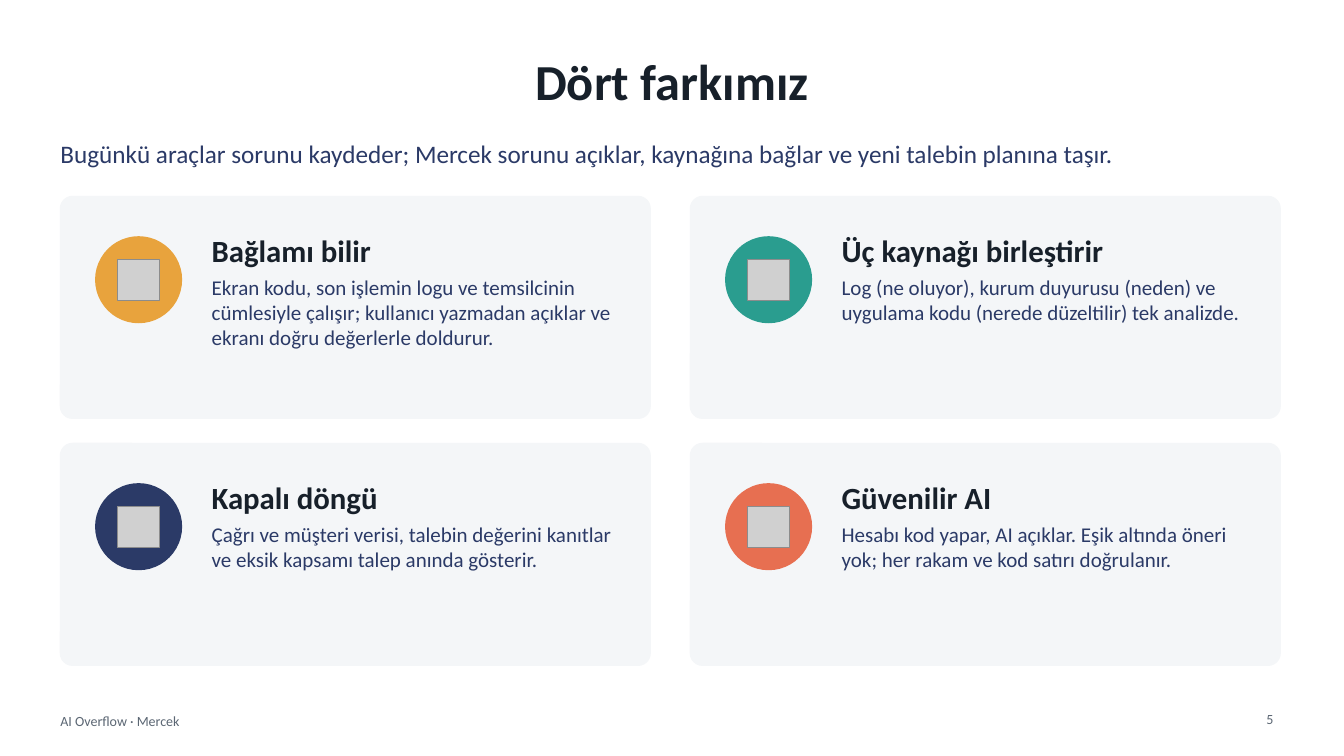
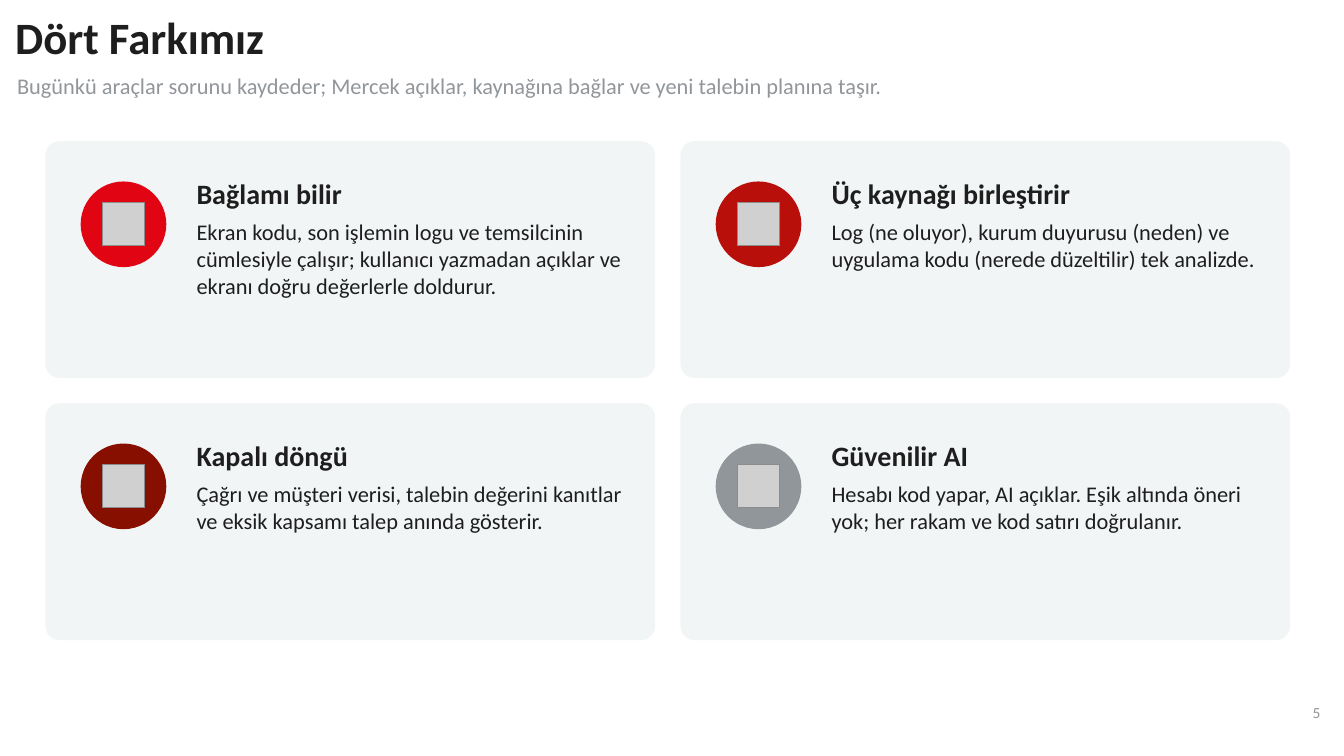
Before and after one commit to SeyhanAmasyalii/ZTHackathonStudy, a slide deck: slide 5 of presentation/Mercek_AI_Overflow_Sunum.pptx. Drawn at 1344x756 pixels with LibreOffice and Linux fonts; fonts in the diff are those of the drawing; grey boxes stand for pictures; background and template pictures are left out. Boxes give left, top, right and bottom in pixels: in the first picture for what was removed or moved away, otherwise in the second. Text is boxed around its words. In the diff, an @@ line names an element or a change of style, - is before the commit and + after.

```diff
--- a/presentation/Mercek_AI_Overflow_Sunum.pptx
+++ b/presentation/Mercek_AI_Overflow_Sunum.pptx
@@ text "Dört Farkımız" at box(15, 22, 264, 55): vertical alignment middle to top @@
@@ text at box(15, 22, 264, 55): text changed; size 36 to 32 pt; text colour #17202A to #1E1E1E @@
-Dört farkımız
+Dört Farkımız
@@ text at box(17, 78, 881, 98): text changed; size 18 to 16 pt; text colour #2B3A67 to #91969B @@
-Bugünkü araçlar sorunu kaydeder; Mercek sorunu açıklar, kaynağına bağlar ve yeni talebin planına taşır.
+Bugünkü araçlar sorunu kaydeder; Mercek açıklar, kaynağına bağlar ve yeni talebin planına taşır.
@@ text "Bugünkü araçlar sorunu kaydeder; Mercek ..." at box(17, 78, 881, 98): vertical alignment middle to top @@
@@ fill #F4F6F8 to #F2F5F6; outline #F4F6F8 1 pt to none; proportions changed in 4 elements at box(681, 403, 1291, 640), box(45, 403, 655, 640), box(681, 141, 1291, 378), box(45, 141, 655, 378) @@
@@ rounded rectangle: place and size @@
-rounded rectangle at box(60, 197, 650, 418)
+rounded rectangle at box(45, 141, 655, 378)
@@ rounded rectangle: place and size @@
-rounded rectangle at box(691, 197, 1280, 418)
+rounded rectangle at box(681, 141, 1291, 378)
@@ text "Bağlamı bilir": place and size @@
-text "Bağlamı bilir" at box(212, 240, 611, 349)
+text "Bağlamı bilir" at box(197, 184, 621, 298)
@@ text "Bağlamı bilir" at box(197, 184, 621, 298): size 22 to 20 pt, text colour #17202A to #1E1E1E in "Bağlamı bilir"; size 15 to 16 pt, text colour #2B3A67 to #1E1E1E; more space between paragraphs @@
@@ text "Üç kaynağı birleştirir": place and size @@
-text "Üç kaynağı birleştirir" at box(842, 237, 1239, 324)
+text "Üç kaynağı birleştirir" at box(832, 181, 1254, 271)
@@ text "Üç kaynağı birleştirir" at box(832, 181, 1254, 271): size 22 to 20 pt, text colour #17202A to #1E1E1E in "Üç kaynağı birleştirir"; size 15 to 16 pt, text colour #2B3A67 to #1E1E1E in "Log (ne oluyor), kurum duyurusu (neden) ve ..."; more space between paragraphs @@
@@ ellipse: place and size @@
-ellipse at box(96, 237, 181, 323)
+ellipse at box(81, 181, 166, 267)
@@ ellipse at box(81, 181, 166, 267): fill #E8A33D to #E10514; outline #E8A33D 1 pt to none @@
@@ picture: place and size @@
-picture at box(118, 259, 159, 300)
+picture at box(102, 203, 144, 245)
@@ ellipse: place and size @@
-ellipse at box(726, 237, 812, 323)
+ellipse at box(716, 181, 802, 267)
@@ ellipse at box(716, 181, 802, 267): fill #2A9D8F to #B90F0A; outline #2A9D8F 1 pt to none @@
@@ picture: place and size @@
-picture at box(748, 259, 789, 300)
+picture at box(737, 203, 779, 245)
@@ rounded rectangle: place and size @@
-rounded rectangle at box(60, 444, 650, 665)
+rounded rectangle at box(45, 403, 655, 640)
@@ rounded rectangle: place and size @@
-rounded rectangle at box(691, 444, 1280, 665)
+rounded rectangle at box(681, 403, 1291, 640)
@@ ellipse: place and size @@
-ellipse at box(96, 484, 181, 570)
+ellipse at box(81, 444, 166, 529)
@@ ellipse at box(81, 444, 166, 529): fill #2B3A67 to #870F00; outline #2B3A67 1 pt to none @@
@@ text "Kapalı döngü": place and size @@
-text "Kapalı döngü" at box(212, 487, 611, 571)
+text "Kapalı döngü" at box(197, 446, 621, 533)
@@ text "Kapalı döngü" at box(197, 446, 621, 533): size 22 to 20 pt, text colour #17202A to #1E1E1E in "Kapalı döngü"; size 15 to 16 pt, text colour #2B3A67 to #1E1E1E in "Çağrı ve müşteri verisi, talebin değerini kanıtlar ..."; more space between paragraphs @@
@@ ellipse: place and size @@
-ellipse at box(726, 484, 812, 570)
+ellipse at box(716, 444, 802, 529)
@@ ellipse at box(716, 444, 802, 529): fill #E76F51 to #91969B; outline #E76F51 1 pt to none @@
@@ text "Güvenilir AI": place and size @@
-text "Güvenilir AI" at box(842, 487, 1227, 571)
+text "Güvenilir AI" at box(832, 446, 1242, 533)
@@ text "Güvenilir AI" at box(832, 446, 1242, 533): size 22 to 20 pt, text colour #17202A to #1E1E1E in "Güvenilir AI"; size 15 to 16 pt, text colour #2B3A67 to #1E1E1E in "Hesabı kod yapar, AI açıklar. Eşik altında ..."; more space between paragraphs @@
@@ picture: place and size @@
-picture at box(118, 506, 159, 547)
+picture at box(102, 465, 144, 507)
@@ picture: place and size @@
-picture at box(748, 506, 789, 547)
+picture at box(737, 465, 779, 507)
@@ text removed at box(60, 716, 180, 726) @@
-AI Overflow · Mercek
@@ text "5": place and size @@
-text "5" at box(1266, 715, 1273, 724)
+text "5" at box(1313, 708, 1321, 718)
@@ text "5" at box(1313, 708, 1321, 718): size 10 to 11 pt, text colour #5B6673 to #91969B; more space between paragraphs @@
```
Also in this commit, not shown: 10 other slides changed, 56 other files.
